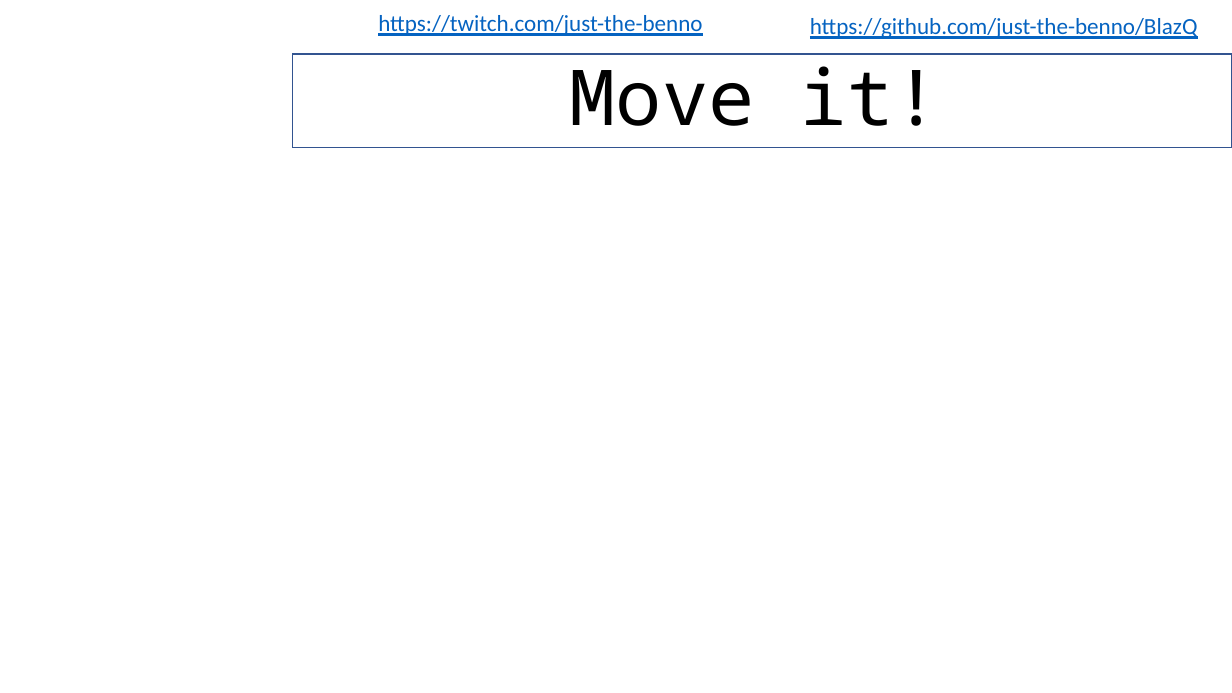
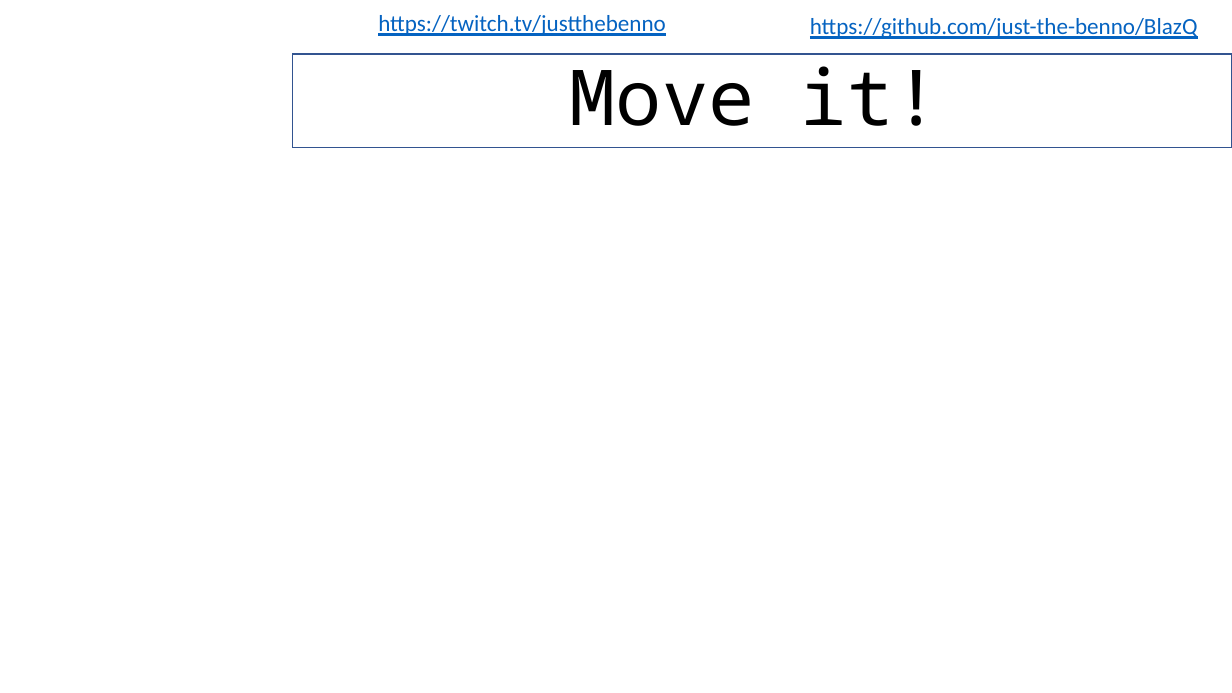
Before and after one commit to just-the-benno/BlazQ, a slide deck: slide 1 of episode1/media/slides-episode-1.pptx. Drawn at 1232x693 pixels with LibreOffice and Linux fonts; fonts in the diff are those of the drawing; background and template pictures are left out. Boxes give left, top, right and bottom in pixels: in the first picture for what was removed or moved away, otherwise in the second. Text is boxed around its words. In the diff, an @@ line names an element or a change of style, - is before the commit and + after.

```diff
--- a/episode1/media/slides-episode-1.pptx
+++ b/episode1/media/slides-episode-1.pptx
@@ text at (378,15,665,36): text changed @@
-https://twitch.com/just-the-benno
+https://twitch.tv/justthebenno
```
Also in this commit, not shown: 4 other slides changed, 5 slides added, 1 slide removed, 3 other files.
